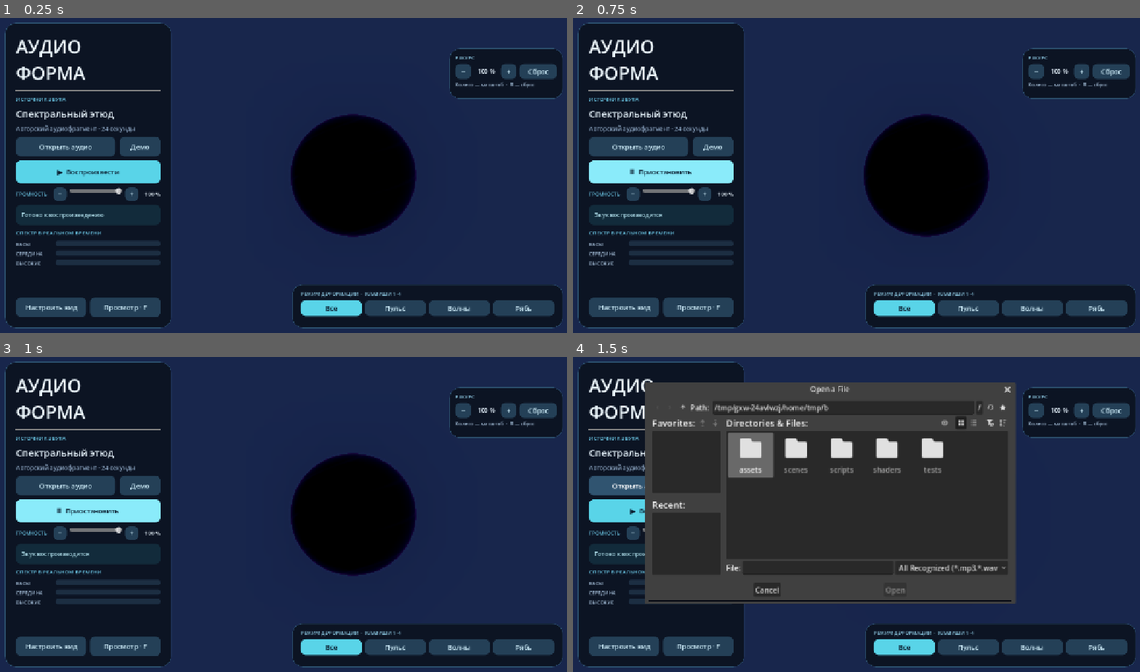
Above: before the commit, frames 1-4 (two rows, left to right).
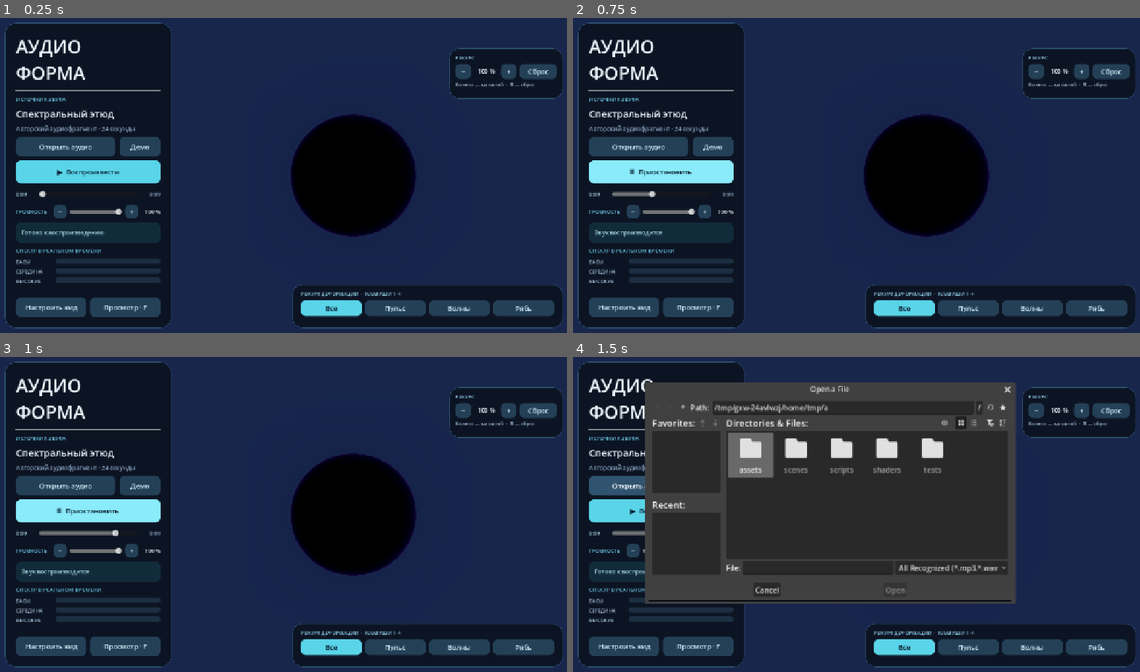
Above: after the commit, the same moments.

Repository: PavelLeon1/Audioforma
Game: Godot game, scene res://scenes/main.tscn
Two runs of this game, one before a commit and one after it. Both use one fixed random seed, a clock stepped at 60 frames per second and the inputs below. Sound files missing from this copy of the repository are replaced by a short silence.
Inputs:
- Up to frame 1 (0.25 s): no input
- Up to frame 2 (0.75 s): click "▶ Воспроизвести" at 0.5 s
- Up to frame 3 (1 s): no input
- Up to frame 4 (1.5 s): click "Открыть аудио" at 1.25 s

The runs differ from the first frame. In frame 1, 2.3% of the frame differs, in the area x 2-29%, y 53-85%; in frame 2, 2.4%; in frame 3, 2.4%; in frame 4, 1.4%.

Commit message:
feat: добавить перемотку и выровнять громкость

Diff:
--- a/scripts/audio_controller.gd
+++ b/scripts/audio_controller.gd
@@ -3,6 +3,7 @@
 
 signal playback_changed
 signal source_changed
+signal playback_seeked
 
 const SpectrumMapper = preload("res://scripts/spectrum_mapper.gd")
 const BassBeatDetector = preload("res://scripts/bass_beat_detector.gd")
@@ -22,6 +23,8 @@
 var _bass_beat_detector = BassBeatDetector.new()
 var _bass_hit := 0.0
 var _volume_percent := 100.0
+var _position := 0.0
+var _analysis_ready_at_usec := 0
 
 
 func _ready() -> void:
@@ -78,10 +81,47 @@
 	if player.stream_paused:
 		player.stream_paused = false
 	elif player.playing:
+		_position = get_position()
 		player.stream_paused = true
 	else:
-		player.play()
-	playback_changed.emit()
+		if _position >= get_duration():
+			_position = 0.0
+		player.play(_position)
+	playback_changed.emit()
+
+
+func get_duration() -> float:
+	return player.stream.get_length() if player.stream != null else 0.0
+
+
+func get_position() -> float:
+	if is_active():
+		return clampf(player.get_playback_position(), 0.0, get_duration())
+	return _position
+
+
+func seek_to(seconds: float) -> bool:
+	var duration := get_duration()
+	if duration <= 0.0 or not is_finite(seconds):
+		return false
+	var keep_paused := not is_active()
+	_position = clampf(seconds, 0.0, duration)
+	player.stop()
+	player.stream_paused = false
+	_clear_analysis()
+	# Новый экземпляр FFT не содержит спектр участка до перемотки.
+	if _bus_index >= 0 and AudioServer.get_bus_effect_count(_bus_index) > 0:
+		var effect := AudioServer.get_bus_effect(_bus_index, 0)
+		AudioServer.remove_bus_effect(_bus_index, 0)
+		AudioServer.add_bus_effect(_bus_index, effect, 0)
+		_analyzer = AudioServer.get_bus_effect_instance(_bus_index, 0) as AudioEffectSpectrumAnalyzerInstance
+	_analysis_ready_at_usec = Time.get_ticks_usec() + 60_000
+	if _position < duration:
+		player.play(_position)
+		player.stream_paused = keep_paused
+	playback_seeked.emit()
+	playback_changed.emit()
+	return true
 
 
 func is_active() -> bool:
@@ -91,7 +131,7 @@
 func get_spectrum_analysis(delta: float) -> Vector3:
 	var target := Vector3.ZERO
 	_bass_hit = 0.0
-	if is_active():
+	if is_active() and Time.get_ticks_usec() >= _analysis_ready_at_usec:
 		if _analyzer == null and _bus_index >= 0:
 			_analyzer = AudioServer.get_bus_effect_instance(_bus_index, 0) as AudioEffectSpectrumAnalyzerInstance
 		if _analyzer != null:
@@ -135,7 +175,7 @@
 
 func get_audio_level(delta: float) -> float:
 	var target := 0.0
-	if is_active() and _bus_index >= 0:
+	if is_active() and _bus_index >= 0 and Time.get_ticks_usec() >= _analysis_ready_at_usec:
 		var left := AudioServer.get_bus_peak_volume_left_db(_bus_index, 0)
 		var right := AudioServer.get_bus_peak_volume_right_db(_bus_index, 0)
 		target = SpectrumMapper.normalize_peak(maxf(left, right))
@@ -178,15 +218,22 @@
 	source_name = name
 	var seconds := roundi(stream.get_length())
 	source_description = "%s · %d с" % [format, seconds]
+	_position = 0.0
+	_analysis_ready_at_usec = 0
+	_clear_analysis()
+	if autoplay:
+		player.play()
+	source_changed.emit()
+	playback_changed.emit()
+
+
+func _on_playback_finished() -> void:
+	_position = get_duration()
+	playback_changed.emit()
+
+
+func _clear_analysis() -> void:
 	_spectrum = Vector3.ZERO
 	_level = 0.0
 	_bass_beat_detector.reset()
 	_bass_hit = 0.0
-	if autoplay:
-		player.play()
-	source_changed.emit()
-	playback_changed.emit()
-
-
-func _on_playback_finished() -> void:
-	playback_changed.emit()
--- a/scripts/main.gd
+++ b/scripts/main.gd
@@ -26,6 +26,10 @@
 var play_button: Button
 var volume_slider: HSlider
 var volume_value_label: Label
+var seek_slider: HSlider
+var position_label: Label
+var duration_label: Label
+var _seeking := false
 var playback_label: Label
 var status_panel: PanelContainer
 var source_name_label: Label
@@ -77,6 +81,7 @@
 	audio_controller.playback_changed.connect(_update_playback_interface)
 	audio_controller.source_changed.connect(_update_source_interface)
 	audio_controller.source_changed.connect(_reset_bass_waves)
+	audio_controller.playback_seeked.connect(_on_playback_seeked)
 	_update_source_interface()
 	_update_playback_interface()
 
@@ -95,6 +100,7 @@
 	_apply_audio_state(bands, level)
 	for index in range(3):
 		spectrum_bars[index].value = bands[index] * 100.0
+	_update_timeline()
 
 
 func _apply_audio_state(bands: Vector3, level: float) -> void:
@@ -196,6 +202,8 @@
 			_change_volume(10.0)
 		elif key.pressed and not key.echo and key.keycode == KEY_DOWN:
 			_change_volume(-10.0)
+		elif key.pressed and not key.echo and key.keycode in [KEY_LEFT, KEY_RIGHT]:
+			audio_controller.seek_to(audio_controller.get_position() + (-5.0 if key.keycode == KEY_LEFT else 5.0))
 		elif key.pressed and not key.echo and key.keycode == KEY_R:
 			_reset_view()
 		elif key.pressed and not key.echo and key.keycode == KEY_S and not focus_mode:
@@ -309,6 +317,29 @@
 	play_button.custom_minimum_size.y = 50.0
 	play_button.pressed.connect(audio_controller.toggle_playback)
 	column.add_child(play_button)
+	var timeline := HBoxContainer.new()
+	timeline.custom_minimum_size.y = 30.0
+	timeline.add_theme_constant_override("separation", 7)
+	column.add_child(timeline)
+	position_label = _label("0:00", 12, Color(0.67, 0.85, 0.9))
+	position_label.custom_minimum_size.x = 44.0
+	position_label.vertical_alignment = VERTICAL_ALIGNMENT_CENTER
+	timeline.add_child(position_label)
+	seek_slider = HSlider.new()
+	seek_slider.name = "SeekSlider"
+	seek_slider.step = 0.1
+	seek_slider.size_flags_horizontal = Control.SIZE_EXPAND_FILL
+	seek_slider.size_flags_vertical = Control.SIZE_SHRINK_CENTER
+	seek_slider.tooltip_text = "Перемотка · ←/→ — на 5 секунд, в том числе в режиме просмотра"
+	seek_slider.drag_started.connect(func() -> void: _seeking = true)
+	seek_slider.drag_ended.connect(_on_seek_drag_ended)
+	seek_slider.value_changed.connect(_on_seek_value_changed)
+	timeline.add_child(seek_slider)
+	duration_label = _label("0:00", 12, Color(0.55, 0.65, 0.76))
+	duration_label.custom_minimum_size.x = 44.0
+	duration_label.horizontal_alignment = HORIZONTAL_ALIGNMENT_RIGHT
+	duration_label.vertical_alignment = VERTICAL_ALIGNMENT_CENTER
+	timeline.add_child(duration_label)
 	var volume_row := HBoxContainer.new()
 	volume_row.add_theme_constant_override("separation", 6)
 	column.add_child(volume_row)
@@ -328,6 +359,7 @@
 	volume_slider.step = 1.0
 	volume_slider.value = 100.0
 	volume_slider.size_flags_horizontal = Control.SIZE_EXPAND_FILL
+	volume_slider.size_flags_vertical = Control.SIZE_SHRINK_CENTER
 	volume_slider.tooltip_text = "↑/↓ — изменить громкость, в том числе в режиме просмотра"
 	volume_slider.value_changed.connect(_on_volume_changed)
 	volume_row.add_child(volume_slider)
@@ -809,6 +841,8 @@
 	source_name_label.text = audio_controller.source_name
 	source_name_label.tooltip_text = audio_controller.source_name
 	source_description_label.text = audio_controller.source_description
+	_seeking = false
+	_update_timeline()
 
 
 func _update_playback_interface() -> void:
@@ -816,6 +850,47 @@
 	var paused := audio_controller.player.stream_paused
 	play_button.text = "Ⅱ  Приостановить" if active else ("▶  Продолжить" if paused else "▶  Воспроизвести")
 	_set_status("Звук воспроизводится" if active else ("Воспроизведение приостановлено" if paused else "Готово к воспроизведению"), false)
+	_update_timeline()
+
+
+func _update_timeline() -> void:
+	var duration := audio_controller.get_duration()
+	# Смена пределов Range может изменить value; это не пользовательская перемотка.
+	seek_slider.set_block_signals(true)
+	seek_slider.editable = duration > 0.0
+	seek_slider.max_value = maxf(duration, 0.1)
+	duration_label.text = _format_time(duration)
+	if not _seeking:
+		var position := audio_controller.get_position()
+		seek_slider.set_value_no_signal(position)
+		position_label.text = _format_time(position)
+	seek_slider.set_block_signals(false)
+
+
+func _format_time(seconds: float) -> String:
+	var total := maxi(0, floori(seconds))
+	return "%d:%02d" % [total / 60, total % 60]
+
+
+func _on_seek_value_changed(value: float) -> void:
+	position_label.text = _format_time(value)
+	if not _seeking and not Input.is_mouse_button_pressed(MOUSE_BUTTON_LEFT):
+		audio_controller.seek_to(value)
+
+
+func _on_seek_drag_ended(value_changed: bool) -> void:
+	_seeking = false
+	if value_changed:
+		audio_controller.seek_to(seek_slider.value)
+	_update_timeline()
+
+
+func _on_playback_seeked() -> void:
+	_reset_bass_waves()
+	_apply_audio_state(Vector3.ZERO, 0.0)
+	for bar in spectrum_bars:
+		bar.value = 0.0
+	_update_timeline()
 
 
 func _set_status(message: String, is_error: bool) -> void:
--- a/tests/test_audio_analysis.gd
+++ b/tests/test_audio_analysis.gd
@@ -81,6 +81,8 @@
 				_fail("Возобновление должно продолжать звук с прежней позиции")
 				return
 			controller.set_volume_percent(35.0)
+			if not await _check_seeking(controller, "WAV"):
+				return
 
 	for extension in ["mp3", "ogg"]:
 		var encoded_path: String = fixture_root.path_join("800.%s" % extension)
@@ -94,6 +96,8 @@
 		print("FORMAT %s: %.3f %.3f %.3f" % [extension, encoded_levels.x, encoded_levels.y, encoded_levels.z])
 		if encoded_levels.y < 0.2 or encoded_levels.y < maxf(encoded_levels.x, encoded_levels.z) + 0.08:
 			_fail("Сигнал 800 Гц в %s не выделился в средней полосе" % extension)
+			return
+		if not await _check_seeking(controller, extension.to_upper()):
 			return
 
 	var previous_stream := player.stream
@@ -133,3 +137,58 @@
 func _fail(message: String) -> void:
 	push_error(message)
 	quit(1)
+
+
+func _check_seeking(controller: AudioController, format: String) -> bool:
+	var volume := controller.get_volume_percent()
+	var duration := controller.get_duration()
+	if not controller.seek_to(0.8) or not controller.is_active():
+		_fail("%s: перемотка остановила воспроизведение" % format)
+		return false
+	if controller.get_spectrum_analysis(0.016).length() > 0.01 or controller.get_audio_level(0.016) > 0.01 or controller.get_bass_hit() != 0.0:
+		_fail("%s: перемотка не сбросила прежнюю аудиореакцию" % format)
+		return false
+	await create_timer(0.14).timeout
+	if absf(controller.get_position() - 0.94) > 0.12:
+		_fail("%s: активная перемотка не перешла к выбранной секунде" % format)
+		return false
+	controller.toggle_playback()
+	controller.seek_to(1.4)
+	await create_timer(0.14).timeout
+	if not controller.player.stream_paused or controller.is_active() or absf(controller.get_position() - 1.4) > 0.01:
+		_fail("%s: перемотка на паузе изменила паузу или позицию" % format)
+		return false
+	controller.toggle_playback()
+	await create_timer(0.14).timeout
+	if not controller.is_active() or absf(controller.get_position() - 1.54) > 0.12:
+		_fail("%s: продолжение после перемотки началось не с выбранной секунды" % format)
+		return false
+	controller.seek_to(-5.0)
+	await create_timer(0.1).timeout
+	if controller.get_position() < 0.0 or controller.get_position() > 0.25:
+		_fail("%s: перемотка до начала вышла за границы" % format)
+		return false
+	controller.seek_to(duration + 5.0)
+	if controller.is_active() or not is_equal_approx(controller.get_position(), duration):
+		_fail("%s: перемотка до конца не остановилась на длительности" % format)
+		return false
+	controller.toggle_playback()
+	await create_timer(0.12).timeout
+	if not controller.is_active() or controller.get_position() > 0.3:
+		_fail("%s: повтор после конца не начался сначала" % format)
+		return false
+	controller.seek_to(duration - 0.06)
+	await create_timer(0.24).timeout
+	if controller.is_active() or not is_equal_approx(controller.get_position(), duration):
+		_fail("%s: естественное завершение не сохранило конечную позицию" % format)
+		return false
+	controller.seek_to(0.6)
+	if not controller.player.stream_paused or not is_equal_approx(controller.get_position(), 0.6):
+		_fail("%s: выбор позиции после завершения не подготовил продолжение" % format)
+		return false
+	controller.toggle_playback()
+	if not is_equal_approx(controller.get_volume_percent(), volume):
+		_fail("%s: перемотка изменила громкость" % format)
+		return false
+	print("SEEK %s: воспроизведение, пауза, границы и повтор проверены" % format)
+	return true
--- a/tests/test_visualizer.gd
+++ b/tests/test_visualizer.gd
@@ -13,6 +13,49 @@
 	root.add_child(scene)
 	await process_frame
 	scene._loading_appearance = true
+	if scene.seek_slider == null or scene.duration_label.text != "0:24" or not scene.seek_slider.editable:
+		_fail("Ползунок перемотки или длительность демо не отображаются")
+		return
+	scene.audio_controller.load_demo()
+	scene._register_bass_hit(0.8)
+	scene.seek_slider.drag_started.emit()
+	scene.seek_slider.value = 8.0
+	if scene.position_label.text != "0:08" or scene.audio_controller.get_position() >= 1.0:
+		_fail("Перетаскивание должно показывать новую позицию без повторных переходов")
+		return
+	scene._update_timeline()
+	if not is_equal_approx(scene.seek_slider.value, 8.0):
+		_fail("Автообновление не должно возвращать перетаскиваемый ползунок")
+		return
+	scene.seek_slider.drag_ended.emit(true)
+	await create_timer(0.12).timeout
+	if absf(scene.audio_controller.get_position() - 8.12) > 0.15 or scene._beat_pulse != 0.0 or scene._shake_energy != 0.0:
+		_fail("Отпускание ползунка не перемотало аудио или не сбросило эффекты")
+		return
+	scene.audio_controller.toggle_playback()
+	scene.seek_slider.value = 10.0
+	if scene.position_label.text != "0:10" or not scene.audio_controller.player.stream_paused:
+		_fail("Перемотка с клавиатуры/ползунка должна сохранять паузу")
+		return
+	var seek_key := InputEventKey.new()
+	seek_key.keycode = KEY_RIGHT
+	seek_key.pressed = true
+	scene._set_focus_mode(true)
+	scene._unhandled_input(seek_key)
+	if not is_equal_approx(scene.audio_controller.get_position(), 15.0):
+		_fail("Клавиша вправо не перемотала звук в режиме просмотра")
+		return
+	seek_key.keycode = KEY_LEFT
+	scene._unhandled_input(seek_key)
+	if not is_equal_approx(scene.audio_controller.get_position(), 10.0):
+		_fail("Клавиша влево не перемотала звук назад")
+		return
+	scene._set_focus_mode(false)
+	scene.audio_controller.load_demo()
+	if scene.seek_slider.value > 0.1 or scene.position_label.text != "0:00":
+		_fail("Новый источник должен сбрасывать перемотку к началу")
+		return
+	scene.audio_controller.toggle_playback()
 	var volume_down := scene.source_panel.find_child("VolumeDownButton", true, false) as Button
 	var volume_up := scene.source_panel.find_child("VolumeUpButton", true, false) as Button
 	if volume_down == null or volume_up == null:
@@ -268,6 +311,7 @@
 		_fail("Клавиша F должна возвращать интерфейс")
 		return
 
+	scene.audio_controller.seek_to(12.0)
 	var original_stream: AudioStream = scene.audio_controller.player.stream
 	if not scene.file_dialog.use_native_dialog or scene.file_dialog.filters[0].find("*.wav") < 0:
 		_fail("Выбор аудио не использует системный диалог с общим фильтром")
@@ -296,6 +340,9 @@
 	scene._on_files_dropped(PackedStringArray(["unsupported.txt", valid_path]))
 	if scene.playback_label.text != "Звук воспроизводится":
 		_fail("Успешная загрузка не очистила ошибку")
+		return
+	if scene.seek_slider.value > 0.1 or scene.audio_controller.get_position() > 0.1 or scene.duration_label.text != "0:02":
+		_fail("Загрузка более короткого трека должна обновить длительность и начать с нуля")
 		return
 	if scene.file_dialog.current_dir != valid_path.get_base_dir():
 		_fail("Диалог не запомнил каталог последнего аудиофайла")
Not shown, changed: README.md
